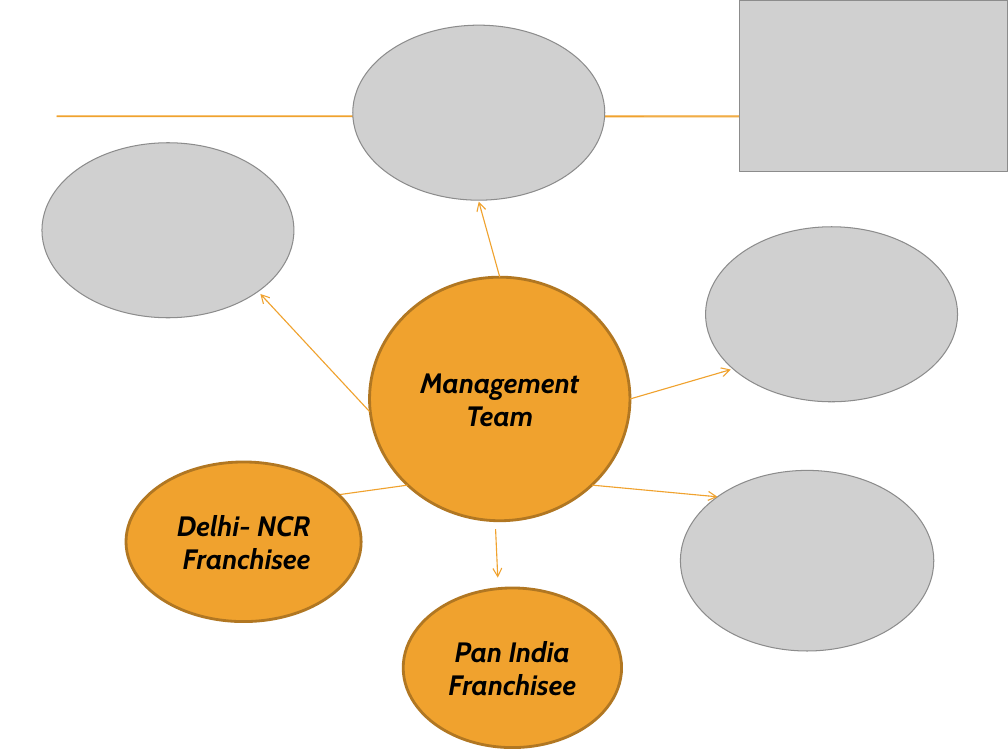
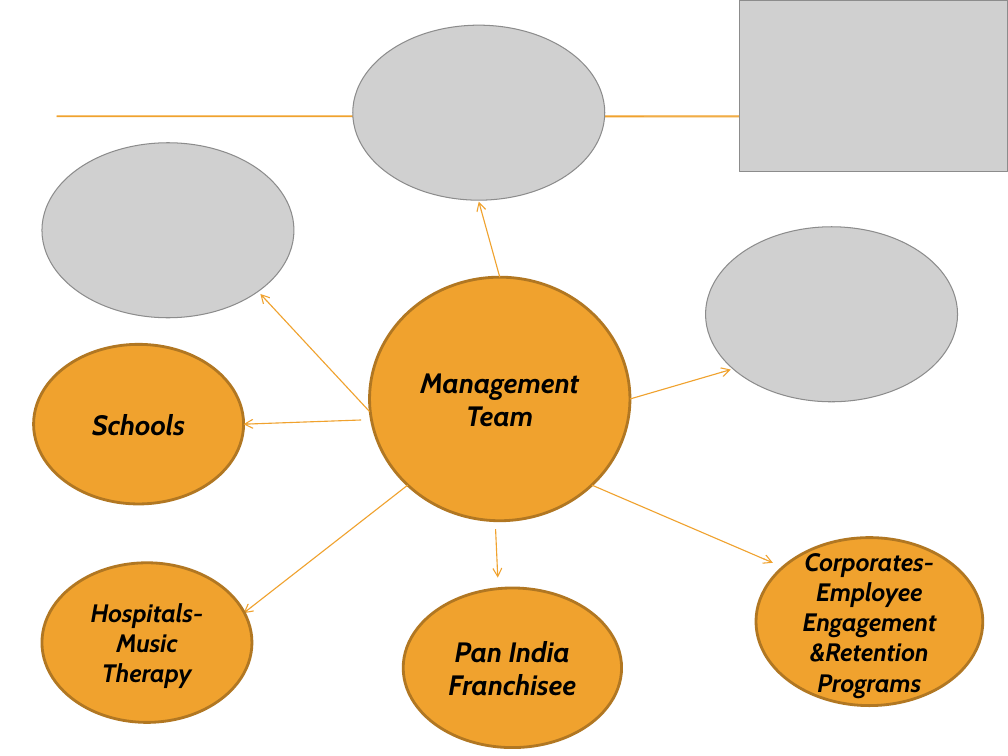
Before and after one commit to mdagar/DBMSwarVandana, a slide deck: slide 5 of DBM_SwarVandana/Content/Downloads/Welcome Presentation.pptx. Drawn at 1008x756 pixels with LibreOffice and Linux fonts; fonts in the diff are those of the drawing; grey boxes stand for pictures; background and template pictures are left out. Boxes give left, top, right and bottom in pixels: in the first picture for what was removed or moved away, otherwise in the second. Text is boxed around its words. In the diff, an @@ line names an element or a change of style, - is before the commit and + after.

```diff
--- a/DBM_SwarVandana/Content/Downloads/Welcome Presentation.pptx
+++ b/DBM_SwarVandana/Content/Downloads/Welcome Presentation.pptx
@@ ellipse added at bbox=[33, 345, 243, 504], fill #F0A22E, outline #B27822 2 pt, 20 pt, text #000000, bold, italic @@
+Schools
@@ arrow added from (361, 420) to (244, 424), #F0A22E 0.79 pt @@
@@ ellipse removed at bbox=[126, 462, 361, 621] @@
-Delhi- NCR
-Franchisee
@@ picture removed at bbox=[680, 471, 933, 651] @@
@@ arrow moved from (407, 485) - (302, 500) to (407, 485) - (244, 613) @@
@@ arrow moved from (592, 485) - (718, 497) to (592, 485) - (773, 562) @@
@@ ellipse added at bbox=[756, 537, 983, 706], fill #F0A22E, outline #B27822 2 pt, 18 pt, text #000000, bold, italic @@
+Corporates- Employee Engagement&Retention Programs
@@ ellipse added at bbox=[42, 562, 252, 722], fill #F0A22E, outline #B27822 2 pt, 18 pt, text #000000, bold, italic @@
+Hospitals-Music Therapy
```
Also in this commit, not shown: 4 other slides changed, 1 slide removed, 3 other files.
